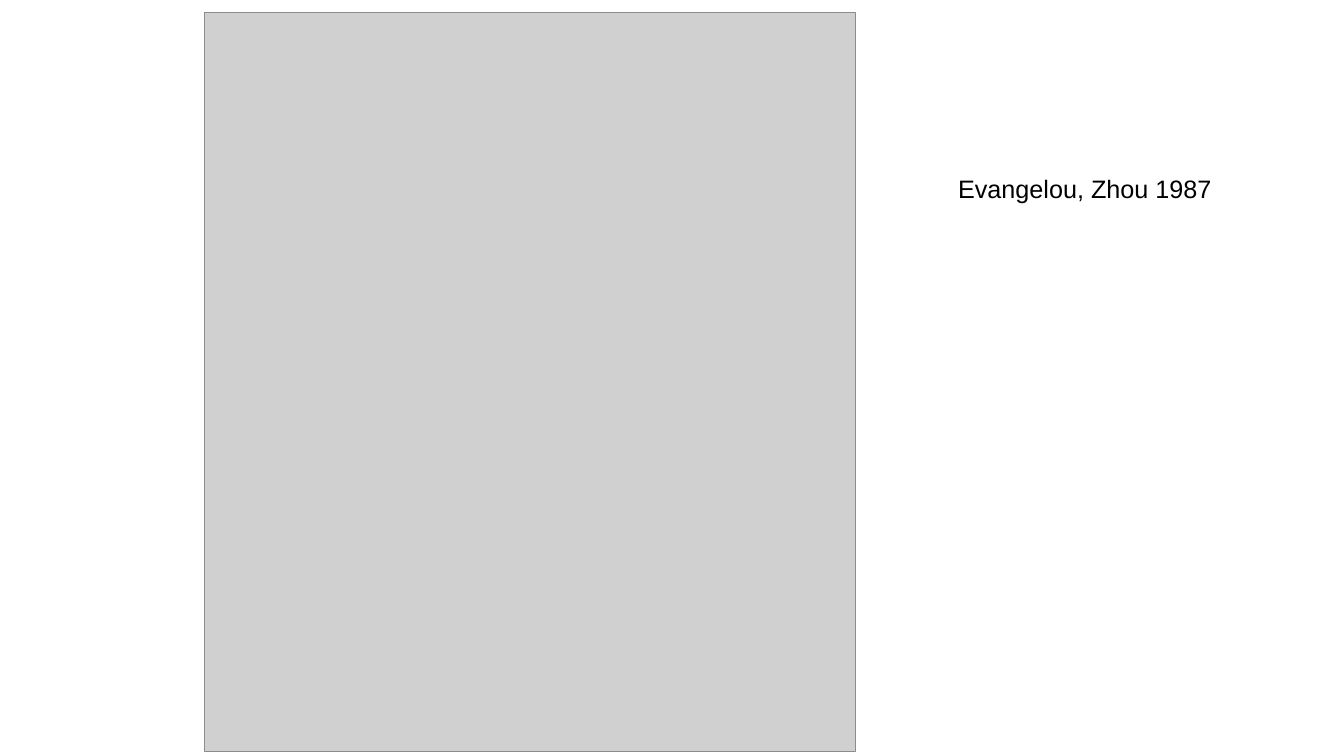
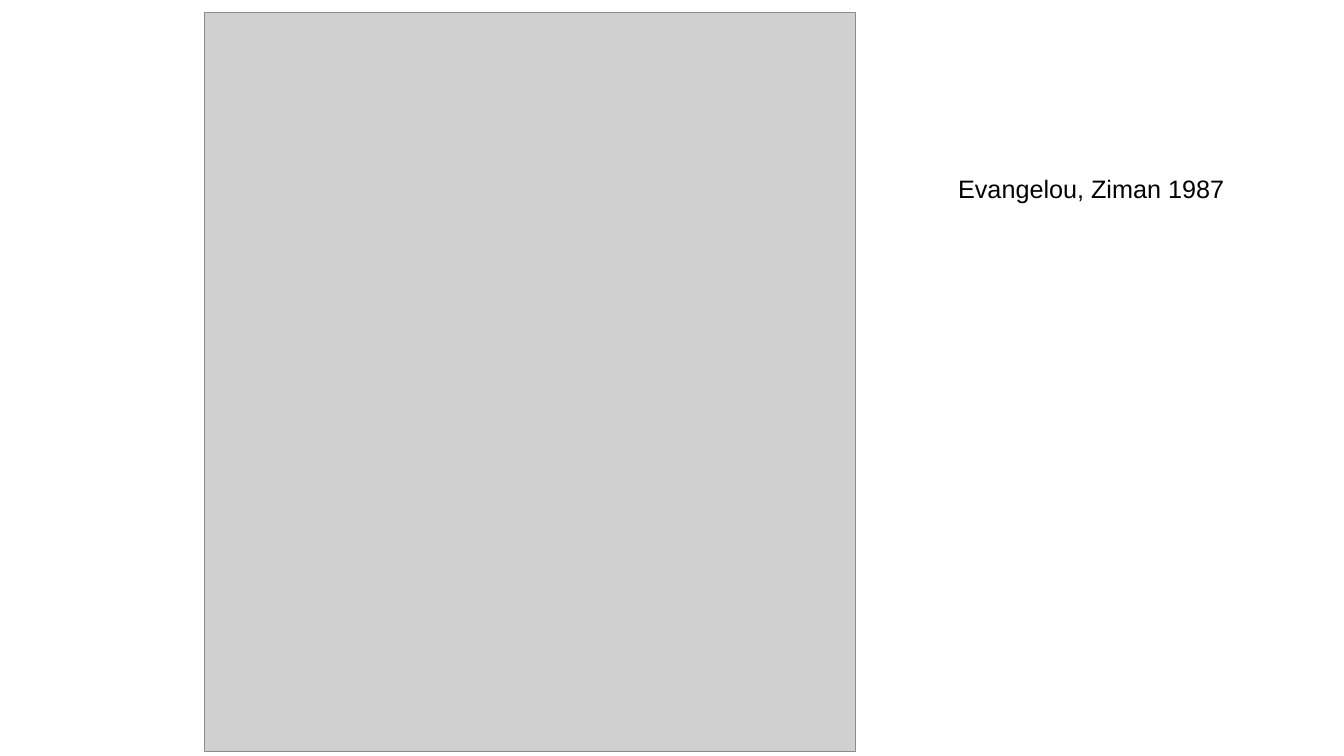
Before and after one commit to adch99/SOMBL, a slide deck: slide 2 of docs/LitReviewGroupMeetingPresentation.pptx. Drawn at 1344x756 pixels with LibreOffice and Linux fonts; fonts in the diff are those of the drawing; grey boxes stand for pictures. Boxes give left, top, right and bottom in pixels: in the first picture for what was removed or moved away, otherwise in the second. Text is boxed around its words. In the diff, an @@ line names an element or a change of style, - is before the commit and + after.

```diff
--- a/docs/LitReviewGroupMeetingPresentation.pptx
+++ b/docs/LitReviewGroupMeetingPresentation.pptx
@@ text at bbox=[958, 179, 1224, 204]: text changed @@
-Evangelou, Zhou 1987
+Evangelou, Ziman 1987
```
Also in this commit, not shown: 8 other files.
